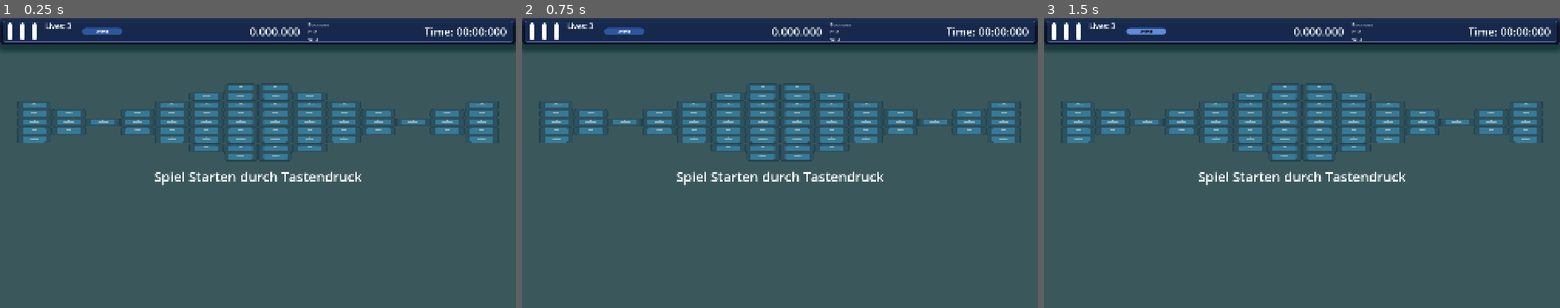
Above: before the commit, frames 1-3 (left to right).
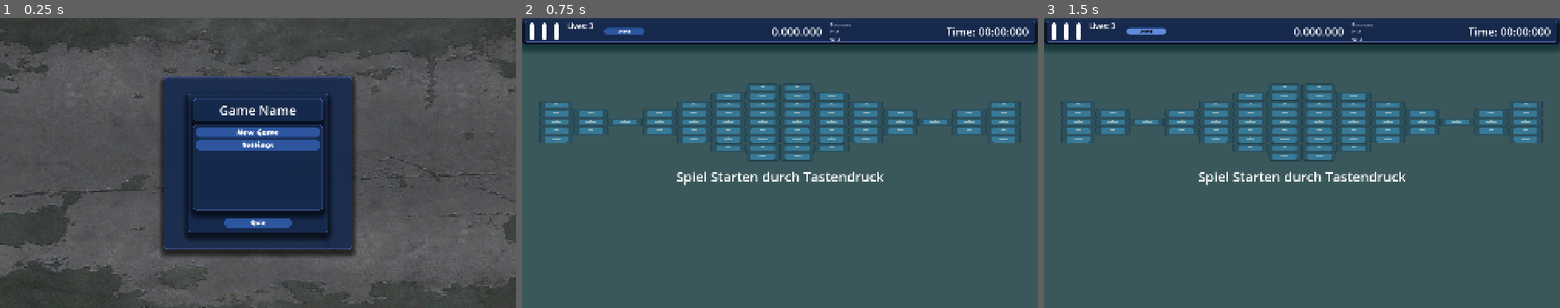
Above: after the commit, the same moments.

Repository: Fox-Alpha/BrickBreaker-MiniGame
Game: Godot game, scene res://scenes/main_menu/main_menu.tscn
Two runs of this game, one before a commit and one after it. Both use one fixed random seed, a clock stepped at 60 frames per second and the inputs below. Before the commit the project starts from res://scenes/game/game.tscn. The engine's default icon, where the game draws it, is replaced by a stand-in: a white triangle on a blue panel in a dark square.
Inputs (mouse positions are in pixels of both pictures, inside the frame that each line leads up to):
- Up to frame 1 (0.25 s): no input
- Up to frame 2 (0.75 s): click (780, 131) at 0.5 s, where only the run after the commit has a clickable "New Game"
- Up to frame 3 (1.5 s): click "RESET" at 1.25 s

The runs differ from the first frame. In frame 1, 79% of the frame differs, in the area x 0-100%, y 0-100%; in frame 2, nothing differs; in frame 3, nothing differs.

Commit message:
Add: Functional start button and scene transition
- Implement _on_button_start_pressed() to load game scene
- Set GameState to LOADING before scene transition
- Change main_scene in project.godot from game to main_menu
- Add error handling for failed scene load
- Game now starts with menu instead of directly in gameplay

Co-authored-by: Copilot <223556219+Copilot@users.noreply.github.com>

Diff:
--- a/src/project.godot
+++ b/src/project.godot
@@ -12,7 +12,7 @@
 
 config/name="BreakOut Prototype"
 config/tags=PackedStringArray("2d", "godot_4.6", "prototype", "singleplayer")
-run/main_scene="uid://d0eqprvkwlcl5"
+run/main_scene="uid://cds6jx3u4sspi"
 config/features=PackedStringArray("4.6", "Forward Plus")
 config/icon="res://icon.svg"
 
--- a/src/scenes/main_menu/main_view.gd
+++ b/src/scenes/main_menu/main_view.gd
@@ -36,7 +36,16 @@
 
 
 func _on_button_start_pressed():
-	start_options.visible = !start_options.visible
+	print("MainMenu: Start button pressed - starting game")
+	# Change state to LOADING
+	Game.GameState = Game.GameStates.LOADING
+
+	# Switch to game scene
+	var err = get_tree().change_scene_to_file("res://scenes/game/game.tscn")
+	if err != OK:
+		print("ERROR: Failed to load game scene - %s" % error_string(err))
+		Game.GameState = Game.GameStates.ERROR
+
 
 
 func _on_button_quit_pressed() -> void:
